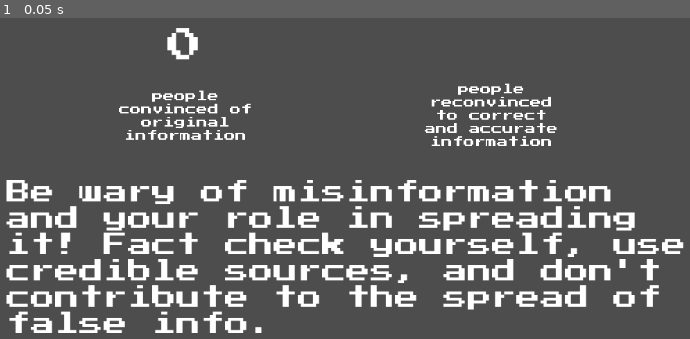
Above: before the commit, frame 1.
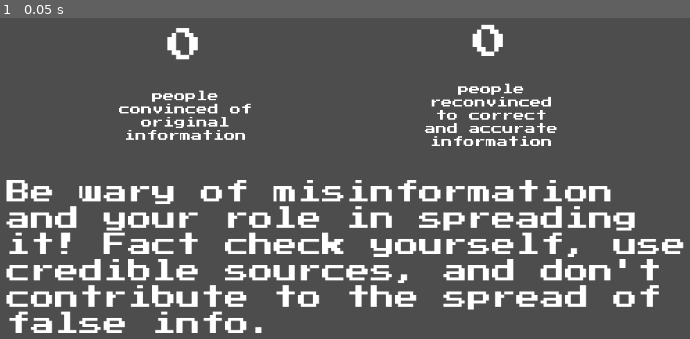
Above: after the commit, the same moment.

Repository: eliseokeefe/GameDevFinal
Game: Godot game, scene res://end.tscn
Two runs of this game, one before a commit and one after it. Both use one fixed random seed, a clock stepped at 60 frames per second and the inputs below. This scene is started directly instead of the project's main scene.
Inputs:
- Up to frame 1 (0.05 s): no input

The runs differ from the first frame. In frame 1, 0.2% of the frame differs, in the area x 68-73%, y 1-12%.
Error before the commit: Invalid access to property or key 'score' on a base object of type 'null instance'. (res://end.gd:9)

Commit message:
Update end.gd

Diff:
--- a/end.gd
+++ b/end.gd
@@ -1,9 +1,9 @@
 extends Node2D
 
 
-@onready var inGameHUD = get_node("/root//in_game_hud")
+#@onready var inGameHUD = get_node("/root/end/InGameHUD")
 #@onready var score_label := $ScoreLabel
 
 func _ready():
-	$change1.text = str(ScoreManager.score)
-	$change2.text = str(inGameHUD.score)
+	$change1.text = str(ScoreManager.score_1/100)
+	$change2.text = str(ScoreManager.score)
